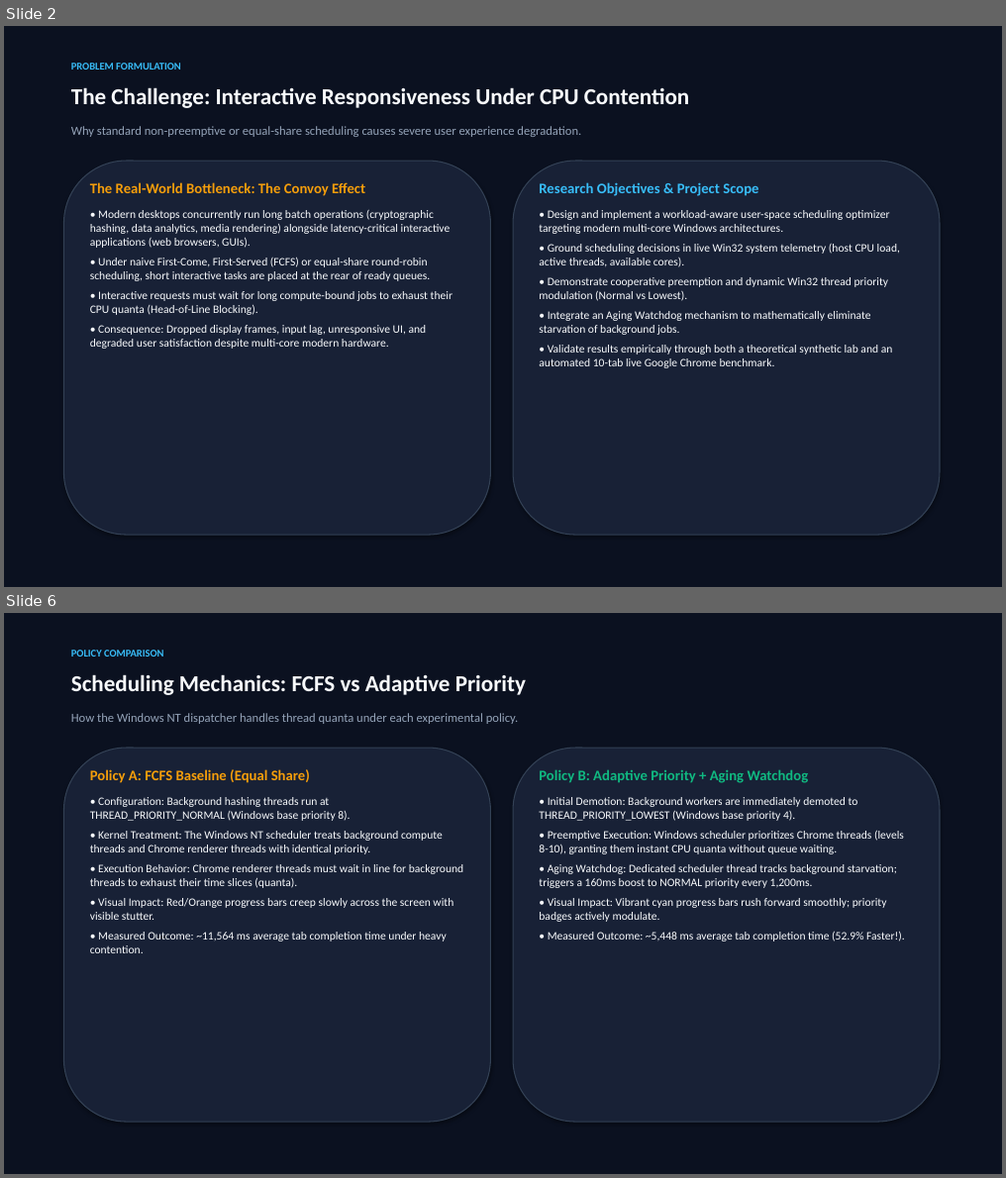
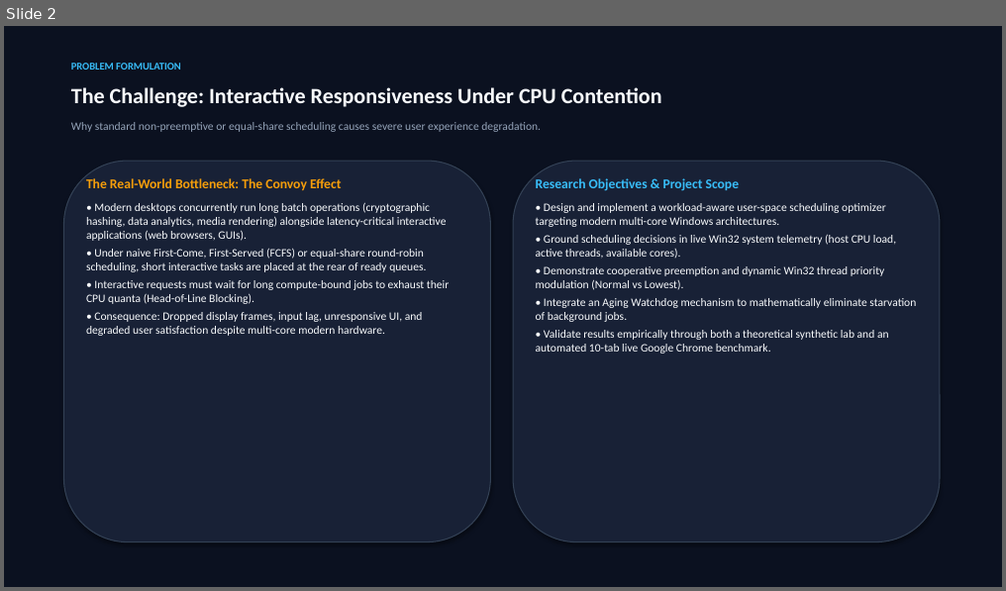
Before and after one commit to Aryan786122/adaptive-cpu-scheduling-optimizer, a slide deck: Adaptive_CPU_Scheduling_Optimizer_Presentation.pptx. Shown one above the other, each under a label of ours: slides 2 and 6 before the commit, slide 2 after it; the slides between them are not shown. The pictures are 1006x1178 and 1006x591 pixels, drawn with LibreOffice and Linux fonts; fonts in the diff are those of the drawing. Boxes give left, top, right and bottom in pixels: in the first picture for what was removed or moved away, otherwise in the second. Text is boxed around its words. In the diff, an @@ line names an element or a change of style, - is before the commit and + after.

Commit message:
Attach high-resolution screenshots of live browser benchmarks and theory lab to presentation deck

```diff
--- a/Adaptive_CPU_Scheduling_Optimizer_Presentation.pptx
+++ b/Adaptive_CPU_Scheduling_Optimizer_Presentation.pptx
@@ slide 6 removed at (4,613,1002,1174), background #FFFFFF @@
@@ rectangle removed at (4,613,1002,1174) @@
@@ text removed at (71,650,164,657) @@
-POLICY COMPARISON
@@ text removed at (71,674,526,695) @@
-Scheduling Mechanics: FCFS vs Adaptive Priority
@@ text removed at (71,713,518,724) @@
-How the Windows NT dispatcher handles thread quanta under each experimental policy.
@@ rounded rectangle removed at (63,748,491,1122) @@
@@ rounded rectangle removed at (513,748,940,1122) @@
@@ text removed at (90,769,463,954) @@
-Policy A: FCFS Baseline (Equal Share)
-• Configuration: Background hashing threads run at THREAD_PRIORITY_NORMAL (Windows base priority 8).
-• Kernel Treatment: The Windows NT scheduler treats background compute threads and Chrome renderer threads with identical priority.
-• Execution Behavior: Chrome renderer threads must wait in line for background threads to exhaust their time slices (quanta).
-• Visual Impact: Red/Orange progress bars creep slowly across the screen with visible stutter.
-• Measured Outcome: ~11,564 ms average tab completion time under heavy contention.
@@ text removed at (539,769,905,942) @@
-Policy B: Adaptive Priority + Aging Watchdog
-• Initial Demotion: Background workers are immediately demoted to THREAD_PRIORITY_LOWEST (Windows base priority 4).
-• Preemptive Execution: Windows scheduler prioritizes Chrome threads (levels 8-10), granting them instant CPU quanta without queue waiting.
-• Aging Watchdog: Dedicated scheduler thread tracks background starvation; triggers a 160ms boost to NORMAL priority every 1,200ms.
-• Visual Impact: Vibrant cyan progress bars rush forward smoothly; priority badges actively modulate.
-• Measured Outcome: ~5,448 ms average tab completion time (52.9% Faster!).
@@ slide 2 changed as well @@
@@ text "The Challenge: Interactive Responsiveness Under ..." at (71,87,662,107): size 22 to 21 pt @@
@@ text "Why standard non-preemptive or equal-share ..." at (71,122,541,132): size 12 to 11 pt @@
@@ rounded rectangle: place and size @@
-rounded rectangle at (63,161,491,535)
+rounded rectangle at (63,161,491,543)
@@ text "The Real-World Bottleneck: The Convoy ..." at (86,178,449,336): size 14 to 13 pt in "The Real-World Bottleneck: The Convoy Effect"; less space between paragraphs @@
@@ rounded rectangle: place and size @@
-rounded rectangle at (513,161,940,535)
+rounded rectangle at (513,161,940,543)
@@ text "Research Objectives & Project Scope" at (536,178,916,354): size 14 to 13 pt in "Research Objectives & Project Scope"; less space between paragraphs @@
```
Also in this commit, not shown: 7 other slides changed, 4 slides added, 1 other slide removed, 12 other files.
